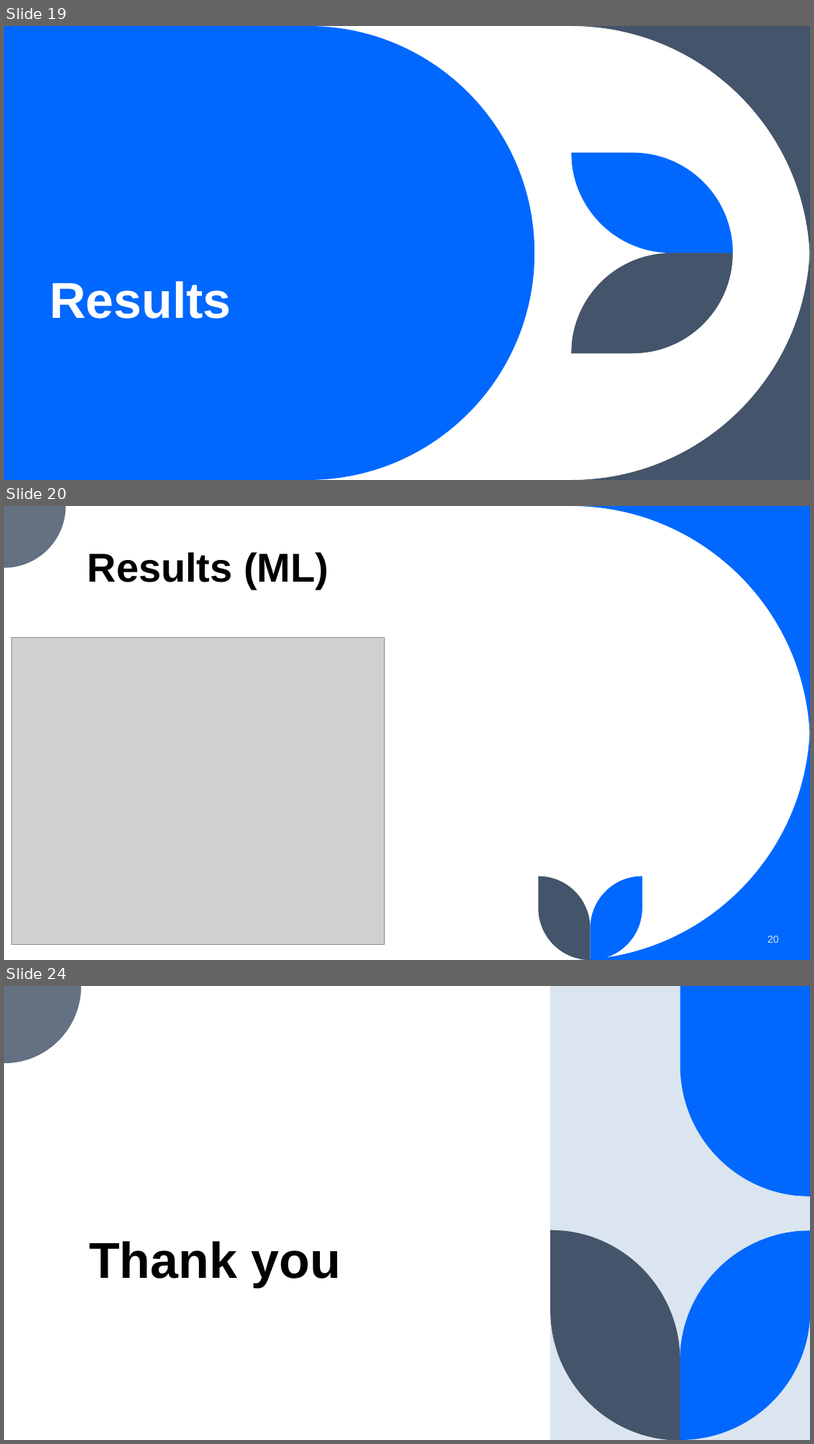
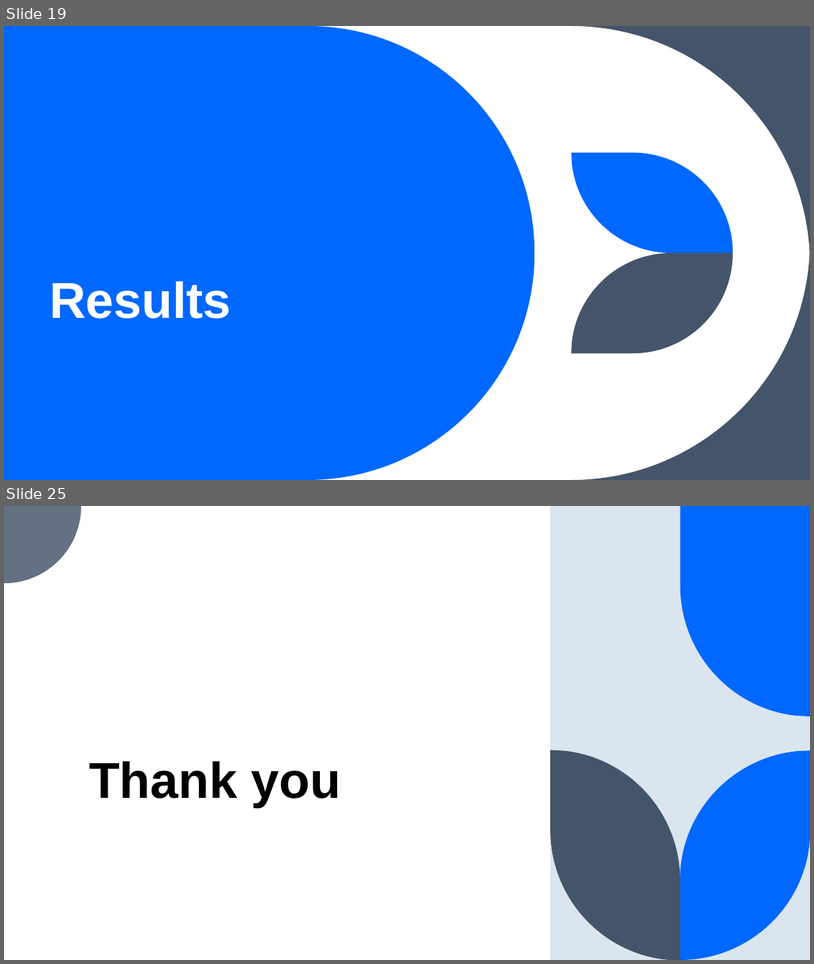
Before and after one commit to Fatmakaram97/Zep-task, a slide deck: Mental classes presentation.pptx. Shown one above the other, each under a label of ours: slides 19, 20 and 24 before the commit, slides 19 and 25 after it; the slides between them are not shown. The pictures are 814x1444 and 814x964 pixels, drawn with LibreOffice and Linux fonts; fonts in the diff are those of the drawing; grey boxes stand for pictures. Boxes give left, top, right and bottom in pixels: in the first picture for what was removed or moved away, otherwise in the second. Text is boxed around its words. In the diff, an @@ line names an element or a change of style, - is before the commit and + after.

```diff
--- a/Mental classes presentation.pptx
+++ b/Mental classes presentation.pptx
@@ slide 20 removed at box(4, 506, 810, 960), background #FFFFFF @@
@@ freeform shape removed at box(4, 506, 66, 568) @@
@@ freeform shape removed at box(571, 506, 810, 745) @@
@@ title removed at box(88, 552, 329, 589) @@
-Results (ML)
@@ picture removed at box(11, 638, 384, 944) @@
@@ freeform shape removed at box(571, 721, 810, 960) @@
@@ freeform shape removed at box(539, 876, 591, 960) @@
@@ freeform shape removed at box(591, 876, 643, 960) @@
@@ page number removed at box(768, 935, 779, 942) @@
-20
@@ what was slide 24 is now slide 25 @@
```
Also in this commit, not shown: 6 slides changed, 17 slides added, 15 other slides removed, 2 other files.
